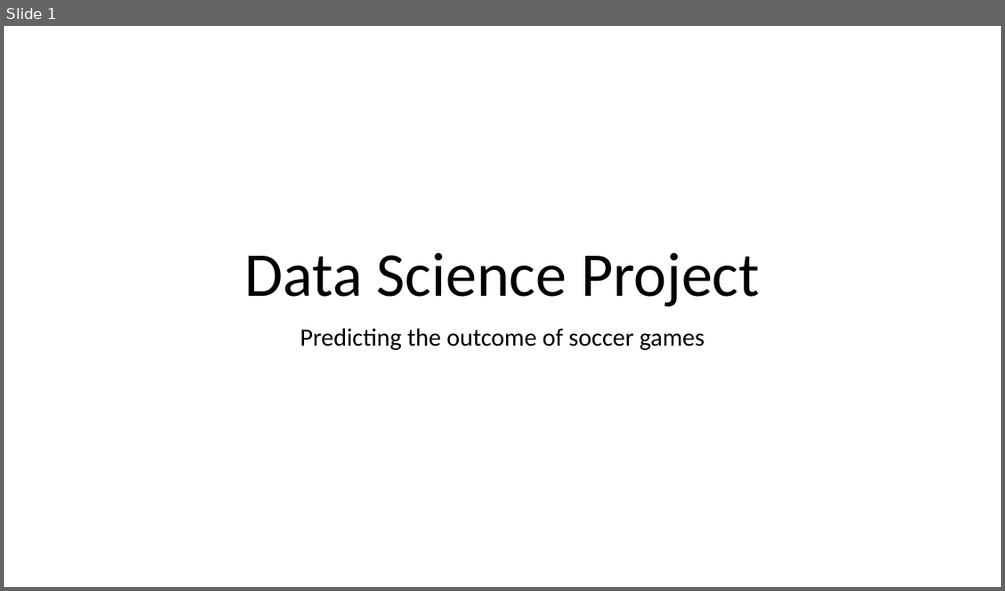
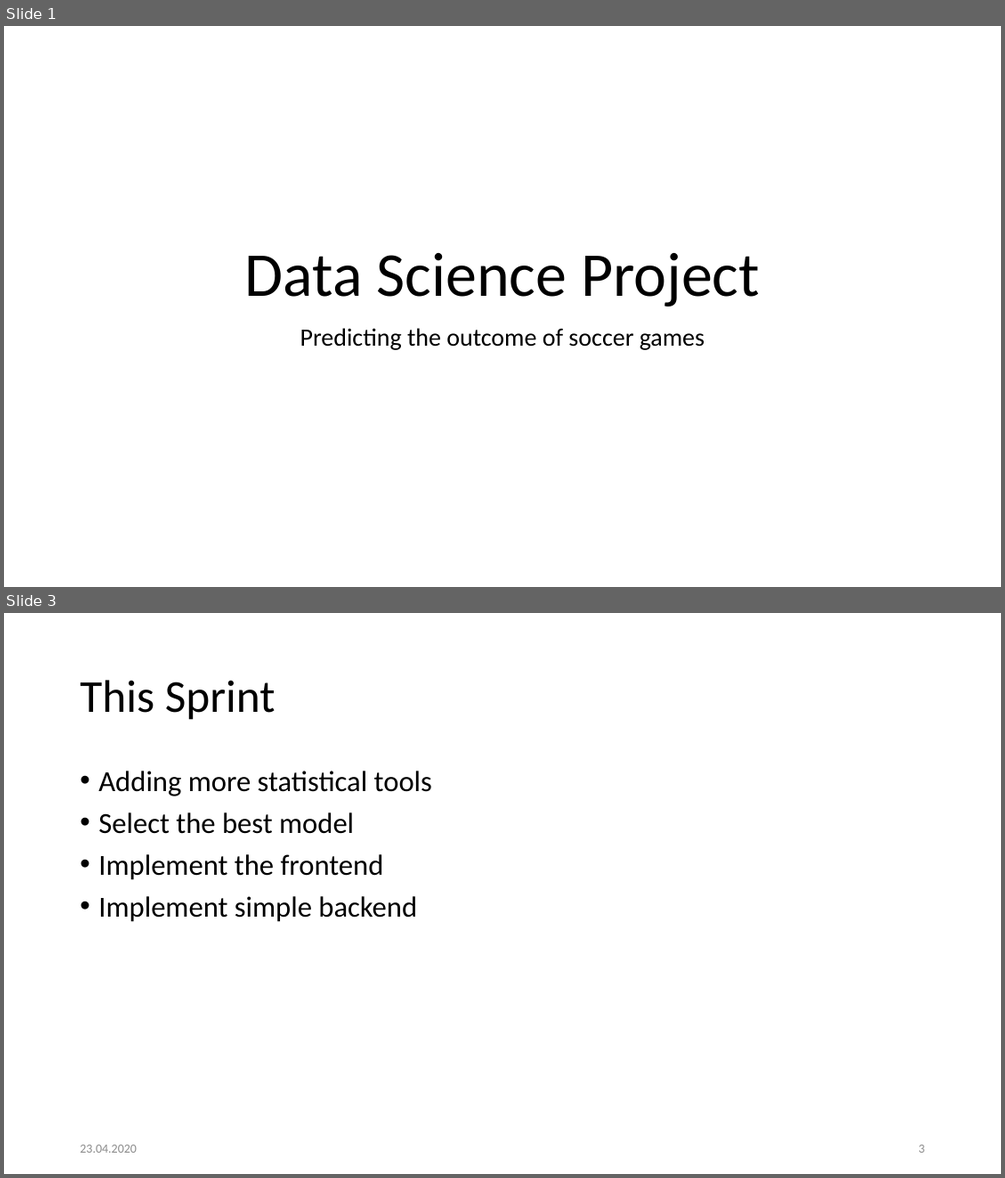
Before and after one commit to Khaledjallouli/project, a slide deck: Web/WebArchitectureDef.pptx. Shown one above the other, each under a label of ours: slide 1 before the commit, slides 1 and 3 after it; the slides between them are not shown. The pictures are 1005x591 and 1005x1178 pixels, drawn with LibreOffice and Linux fonts; fonts in the diff are those of the drawing; background and template pictures are left out. Boxes give left, top, right and bottom in pixels: in the first picture for what was removed or moved away, otherwise in the second. Text is boxed around its words. In the diff, an @@ line names an element or a change of style, - is before the commit and + after.

```diff
--- a/Web/WebArchitectureDef.pptx
+++ b/Web/WebArchitectureDef.pptx
@@ slide 3 added at [4,613,1001,1174], background #FFFFFF @@
@@ title added at [80,680,275,720], 44 pt, text #000000 @@
+This Sprint
@@ text added at [98,771,432,922], 28 pt, text #000000 @@
+• Adding more statistical tools
+• Select the best model
+• Implement the frontend
+• Implement simple backend
@@ text added at [80,1144,137,1152], 12 pt, text #8C8C8C @@
+23.04.2020
@@ page number added at [918,1144,924,1152], 12 pt, text #8C8C8C @@
+3
```
Also in this commit, not shown: 4 slides changed, 3 other slides added.
